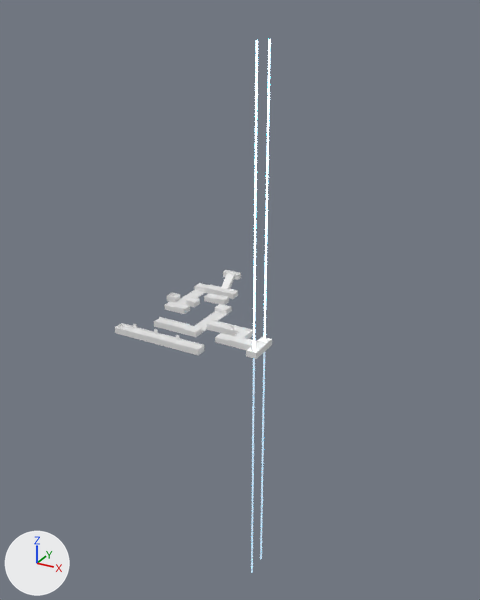
The Blender file scenes/v.blend as it was, and as the next commit left it.
Camera for both pictures: a camera (50 mm lens) standing at (392.0, -616.0, 325.0) and looking at (40.0, 23.0, 5.0). Arrows for +X, +Y and +Z are at lower left; the lights stay in place.

The scene before the commit, as lines of its bpy script (objects in view):
```python
ob_l4maze1 = bpy.data.objects.new('L4Maze1', me_cube_004)
ob_l4maze1.location = (-40.0, 0.0, 0.0)
ob_l4maze2 = bpy.data.objects.new('L4Maze2', me_cube_011)
ob_l4maze2.location = (2.0, 44.0, 0.0)
ob_l4maze3 = bpy.data.objects.new('L4Maze3', me_cube_010)
ob_l4maze3.location = (-12.0, 0.0, 0.0)
ob_l4maze4 = bpy.data.objects.new('L4Maze4', me_cube_012)
ob_l4maze4.location = (-12.0, -22.0, 0.0)
ob_l4maze5 = bpy.data.objects.new('L4Maze5', me_cube_013)
ob_l4maze5.location = (2.0, -66.0, 0.0)
ob_l4maze6 = bpy.data.objects.new('L4Maze6', me_cube_014)
ob_l4maze6.location = (16.0, 22.0, 0.0)
ob_l4maze7 = bpy.data.objects.new('L4Maze7', me_cube_015)
ob_l4maze7.location = (64.0, -44.0, 0.0)
ob_l4platform = bpy.data.objects.new('L4Platform', me_cube_019)
ob_l4platform.location = (8.0, -100.0, 0.0)
ob_movel4maze1 = bpy.data.objects.new('MoveL4Maze1', me_cube_016)
ob_movel4maze1.location = (-26.0, 44.0, 0.0)
# also in view: 'Goal2.L4' at (112.0, -78.0, 0.0); 'Goal1.L4' at (112.0, -54.0, 0.0)
```
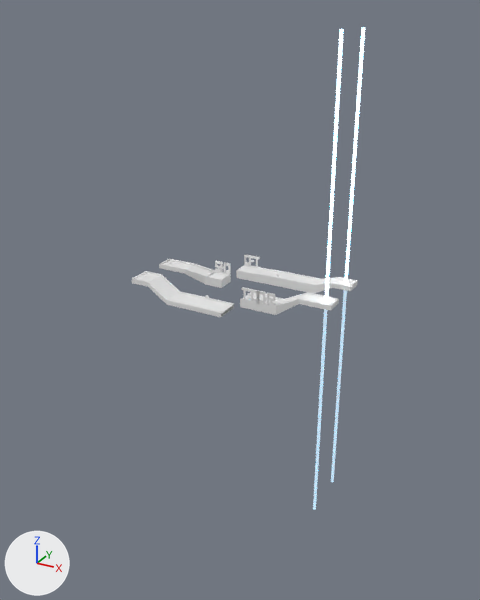
Commit message: Fixed L1 player stuck in mesh

Where the change shows, as pixel boxes [x1, y1, x2, y2] in the pictures (480 x 600 px):
'Goal1.L4', moved, rescaled: before [260, 39, 271, 559]; after [313, 29, 344, 510]
'Goal2.L4', moved, rescaled: before [251, 40, 258, 573]; after [331, 27, 365, 482]
'L1Platform2', added: after [132, 271, 234, 317]
'L1Platform3', added: after [252, 268, 358, 294]
'L1Platform1.001', added: after [258, 291, 339, 315]
'L1Platform1', added: after [159, 259, 231, 288]
'L4Maze7', deleted: before [207, 320, 272, 359]
'L4Platform', deleted: before [115, 323, 204, 355]
'MoveL4Maze3', deleted: before [184, 304, 232, 337]
'L4Maze2', deleted: before [205, 270, 241, 299]
'MoveL4Maze1', deleted: before [164, 283, 210, 312]
'MoveL1Platform1', added: after [236, 254, 261, 281]
'MoveL1Platform2', added: after [240, 287, 267, 311]
'L4Maze5', deleted: before [154, 317, 190, 334]
'MoveL4End', deleted: before [215, 333, 233, 345]
'L4Maze4', deleted: before [176, 303, 190, 314]
'L4Maze6', deleted: before [215, 295, 229, 305]
'L4Maze3', deleted: before [186, 297, 200, 307]
'MoveL4Maze2', deleted: before [204, 293, 220, 303]
'L4Maze1', deleted: before [167, 292, 180, 302]

Patch to the scene script:
```diff
--- a/scenes/v.blend.py
+++ b/scenes/v.blend.py
@@ ob_goal1_l4 @@
 ob_goal1_l4 = bpy.data.objects.new('Goal1.L4', me_goal)
-ob_goal1_l4.location = (112.0, -54.0, 0.0)
-ob_goal1_l4.scale = (1.0, 1.0, 300.0)
+ob_goal1_l4.location = (137.0, 55.0, 6.0)
+ob_goal1_l4.scale = (2.0, 2.0, 300.0)
 ob_goal1_l4.visible_shadow = False
@@ ob_goal2_l4 @@
 ob_goal2_l4 = bpy.data.objects.new('Goal2.L4', me_goal)
-ob_goal2_l4.location = (112.0, -78.0, 0.0)
-ob_goal2_l4.scale = (1.0, 1.0, 300.0)
+ob_goal2_l4.location = (137.0, 120.0, 6.0)
+ob_goal2_l4.scale = (2.0, 2.0, 300.0)
 ob_goal2_l4.visible_shadow = False
@@ ob_l4maze1 @@
-ob_l4maze1 = bpy.data.objects.new('L4Maze1', me_cube_004)
-ob_l4maze1.location = (-40.0, 0.0, 0.0)
@@ ob_l4maze3 @@
-ob_l4maze3 = bpy.data.objects.new('L4Maze3', me_cube_010)
-ob_l4maze3.location = (-12.0, 0.0, 0.0)
@@ ob_l4maze2 @@
-ob_l4maze2 = bpy.data.objects.new('L4Maze2', me_cube_011)
-ob_l4maze2.location = (2.0, 44.0, 0.0)
@@ ob_l4maze4 @@
-ob_l4maze4 = bpy.data.objects.new('L4Maze4', me_cube_012)
-ob_l4maze4.location = (-12.0, -22.0, 0.0)
@@ ob_l4maze5 @@
-ob_l4maze5 = bpy.data.objects.new('L4Maze5', me_cube_013)
-ob_l4maze5.location = (2.0, -66.0, 0.0)
@@ ob_l4maze6 @@
-ob_l4maze6 = bpy.data.objects.new('L4Maze6', me_cube_014)
-ob_l4maze6.location = (16.0, 22.0, 0.0)
@@ ob_l4maze7 @@
-ob_l4maze7 = bpy.data.objects.new('L4Maze7', me_cube_015)
-ob_l4maze7.location = (64.0, -44.0, 0.0)
@@ ob_movel4maze1 @@
-ob_movel4maze1 = bpy.data.objects.new('MoveL4Maze1', me_cube_016)
-ob_movel4maze1.location = (-26.0, 44.0, 0.0)
@@ ob_movel4maze2 @@
-ob_movel4maze2 = bpy.data.objects.new('MoveL4Maze2', me_cube_017)
-ob_movel4maze2.location = (2.0, 22.0, 0.0)
@@ ob_movel4maze3 @@
-ob_movel4maze3 = bpy.data.objects.new('MoveL4Maze3', me_cube_018)
-ob_movel4maze3.location = (30.0, 0.0, 0.0)
@@ ob_l4platform @@
-ob_l4platform = bpy.data.objects.new('L4Platform', me_cube_019)
-ob_l4platform.location = (8.0, -100.0, 0.0)
@@ ob_movel4end @@
-ob_movel4end = bpy.data.objects.new('MoveL4End', me_cube_020)
-ob_movel4end.location = (70.0, -66.0, 0.0)
@@ ob_l1platform1_001 @@
+ob_l1platform1_001 = bpy.data.objects.new('L1Platform1.001', me_l1platform1_001.copy())  # the mesh of ob_l1platform1_001
+ob_l1platform1_001.location = (72.0, 43.0, -2.0)
+ob_l1platform1_001.rotation_euler = (0.0, 0.0, -3.142)  # degrees (0, 0, -180)
@@ ob_movel1platform2 @@
+ob_movel1platform2 = bpy.data.objects.new('MoveL1Platform2', me_movel1platform2.copy())  # the mesh of ob_movel1platform2
+ob_movel1platform2.location = (48.0, 43.0, -2.0)
+ob_movel1platform2.rotation_euler = (0.0, 0.0, -3.142)  # degrees (0, 0, -180)
@@ ob_l1platform3 @@
+ob_l1platform3 = bpy.data.objects.new('L1Platform3', me_l1platform3.copy())  # the mesh of ob_l1platform3
+ob_l1platform3.location = (24.0, 120.0, 0.0)
@@ ob_l1platform1 @@
+ob_l1platform1 = bpy.data.objects.new('L1Platform1', me_l1platform1.copy())  # the mesh of ob_l1platform1
+ob_l1platform1.location = (-24.0, 80.0, 0.0)
@@ ob_movel1platform1 @@
+ob_movel1platform1 = bpy.data.objects.new('MoveL1Platform1', me_movel1platform1.copy())  # the mesh of ob_movel1platform1
+ob_movel1platform1.location = (0.0, 120.0, 0.0)
@@ ob_l1platform2 @@
+ob_l1platform2 = bpy.data.objects.new('L1Platform2', me_l1platform2.copy())  # the mesh of ob_l1platform2
+ob_l1platform2.location = (0.0, 0.0, 0.0)
```
